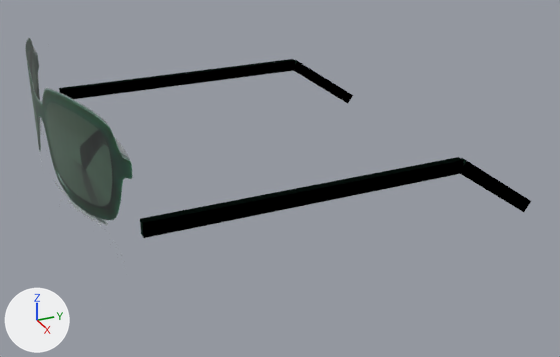
Renders of the glTF model public/ar/3d/002050A46933511.glb from each side of a commit.
Before and after are seen from a 50 mm lens placed at (0.268, -0.028, 0.11), pointed at (0.012, 0.088, -0.019). Arrows for +X, +Y and +Z are at lower left; the lights stay in place. The first picture is the older version. Vertices at exactly the same position are counted once.

The first picture shows 'anteojo'.
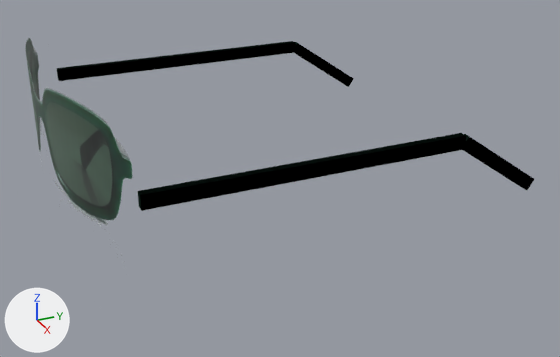
The change, as a diff of the scene's bpy script:
```diff
--- a/public/ar/3d/002050A46933511.glb.py
+++ b/public/ar/3d/002050A46933511.glb.py
@@ me_mesh_0 @@
 me_mesh_0.from_pydata(...)  # 98 vertices, 112 faces; spans x -0.071..0.071, y 0.0..0.164, z -0.036..0.036
 # used by ob_anteojo; location = (0.0, 0.0, 0.0)
+# me_mesh_0 part 1: the loose piece of 8 vertices spanning x -0.069..-0.067, y 0.018..0.131, z -0.001..0.004 is moved by (0.0, 0.0, 0.009)
+# me_mesh_0 part 2: the loose piece of 8 vertices spanning x -0.069..-0.067, y 0.13..0.164, z -0.022..0.004 is moved by (0.0, 0.0, 0.009)
+# me_mesh_0 part 3: the loose piece of 8 vertices spanning x 0.067..0.069, y 0.018..0.131, z -0.001..0.004 is moved by (0.0, 0.0, 0.009)
+# me_mesh_0 part 4: the loose piece of 8 vertices spanning x 0.067..0.069, y 0.13..0.164, z -0.022..0.004 is moved by (0.0, 0.0, 0.009)
 me_mesh_0.materials.append(mat_frente)
```

Boxes [x1, y1, x2, y2] around the edits, measured in the pictures (560 x 357 px; the box of a moved part takes in the faces that stretch with it):
'anteojo', reshaped
    before: [25, 38, 531, 260]
    after: [25, 38, 534, 260]
part 1 of me_mesh_0, moved or reshaped
    before: [59, 59, 295, 99]
    after: [57, 41, 295, 81]
part 2 of me_mesh_0, moved or reshaped
    before: [294, 60, 353, 103]
    after: [295, 42, 354, 87]
part 3 of me_mesh_0, moved or reshaped
    before: [140, 157, 463, 238]
    after: [138, 133, 466, 211]
part 4 of me_mesh_0, moved or reshaped
    before: [461, 158, 531, 212]
    after: [463, 134, 534, 190]
